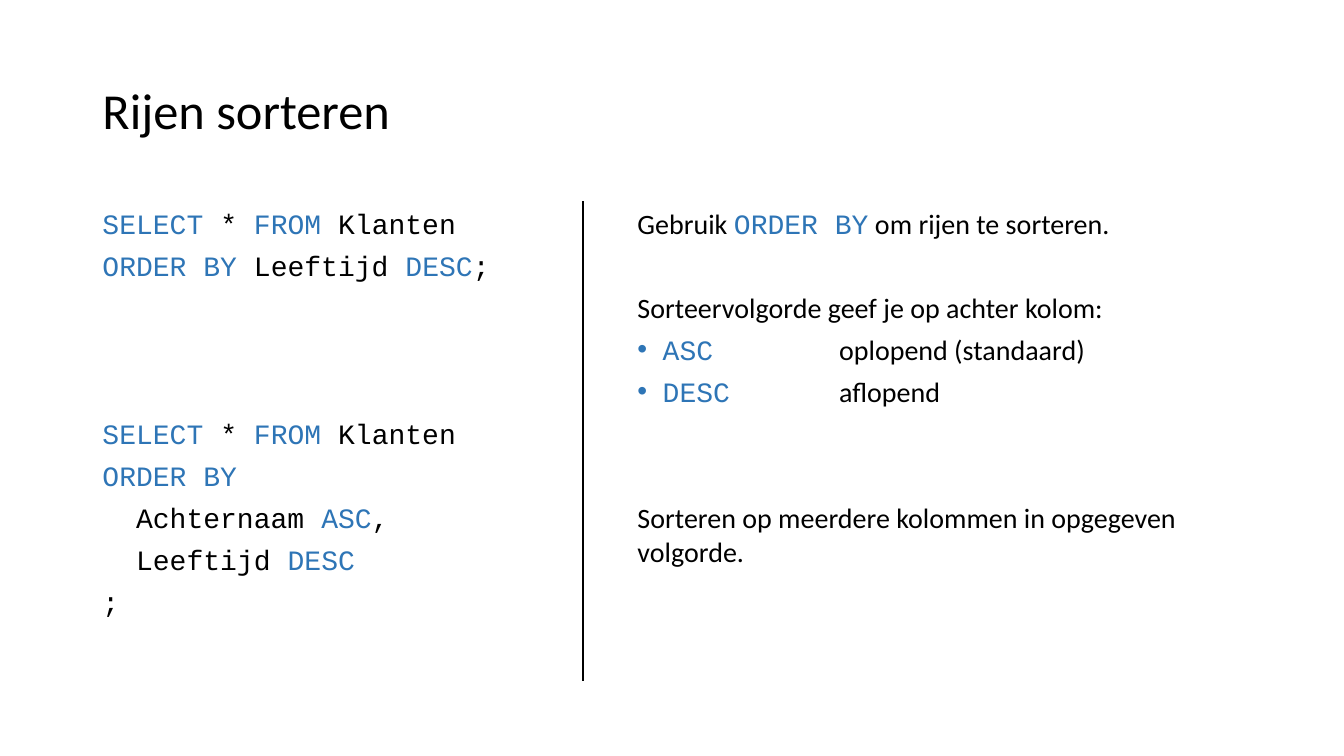
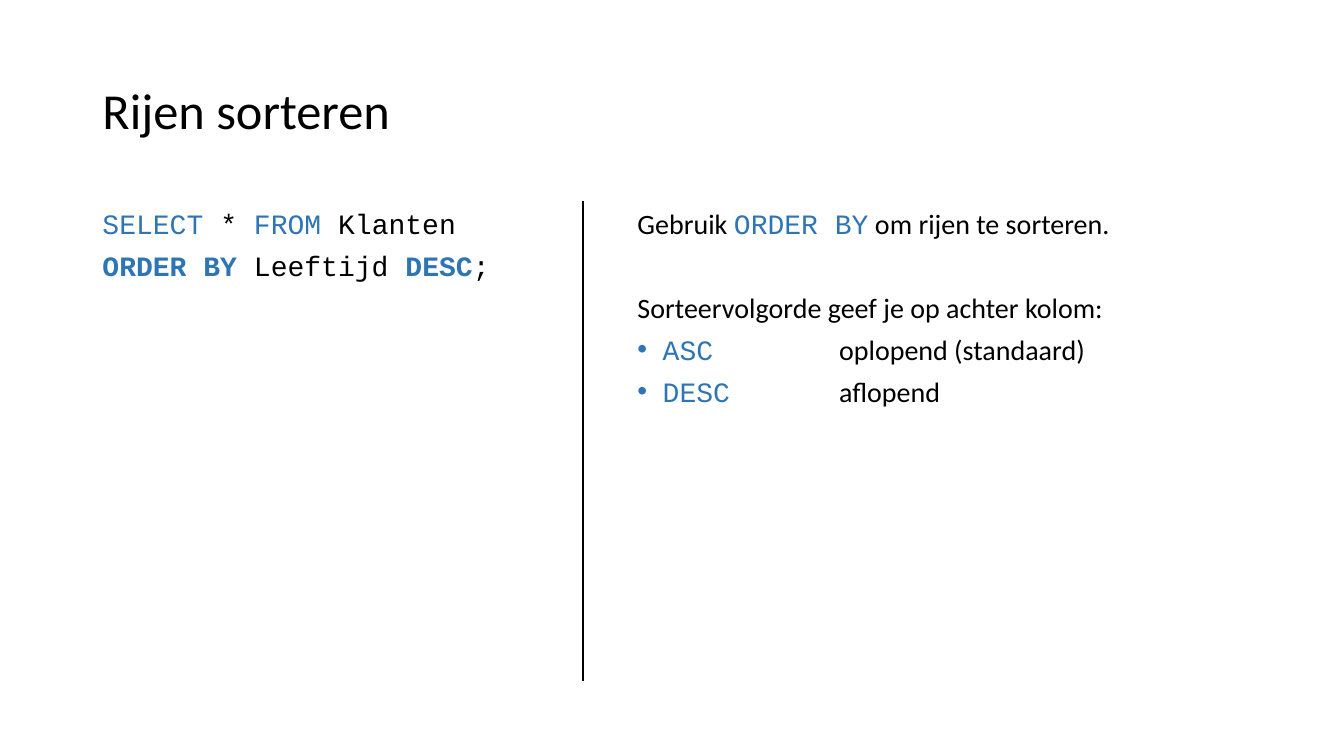
Before and after one commit to LFKoning/knowledge-sharing, a slide deck: slide 17 of sql_course_2p/1_basics/1_basics.pptx. Drawn at 1344x756 pixels with LibreOffice and Linux fonts; fonts in the diff are those of the drawing. Boxes give left, top, right and bottom in pixels: in the first picture for what was removed or moved away, otherwise in the second. Text is boxed around its words. In the diff, an @@ line names an element or a change of style, - is before the commit and + after.

```diff
--- a/sql_course_2p/1_basics/1_basics.pptx
+++ b/sql_course_2p/1_basics/1_basics.pptx
@@ text at (x1=102, y1=256, x2=489, y2=282): bold on in "ORDER BY DESC;" @@
@@ text at (x1=102, y1=424, x2=456, y2=576): paragraphs removed @@
-SELECT * FROM Klanten
-ORDER BY
-Achternaam ASC,
-Leeftijd DESC
-;
@@ text at (x1=637, y1=508, x2=1175, y2=567): paragraph removed @@
-Sorteren op meerdere kolommen in opgegeven volgorde.
```
Also in this commit, not shown: 7 other slides changed, 3 slides added, 1 slide removed, 1 other file.
